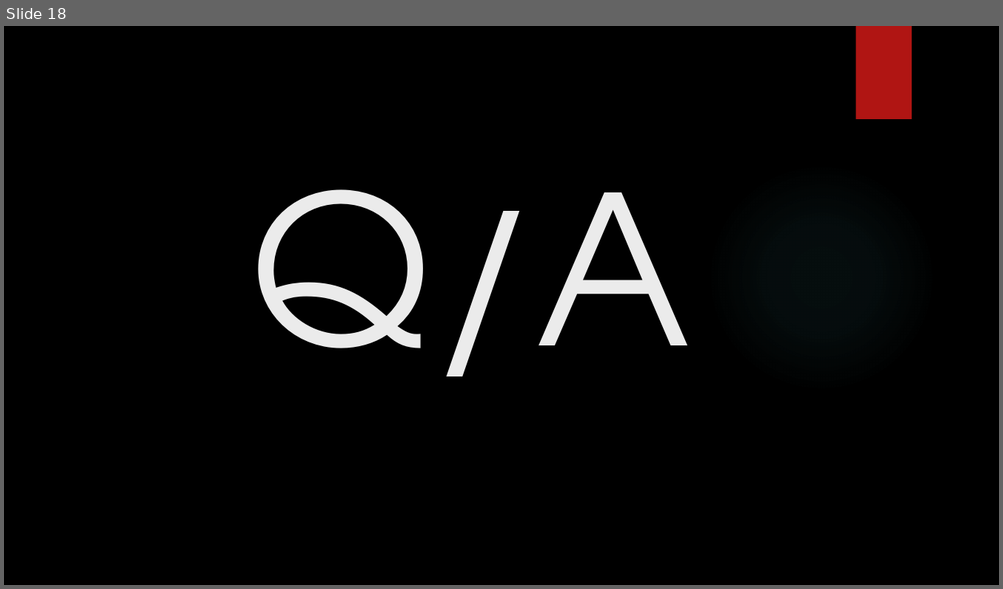
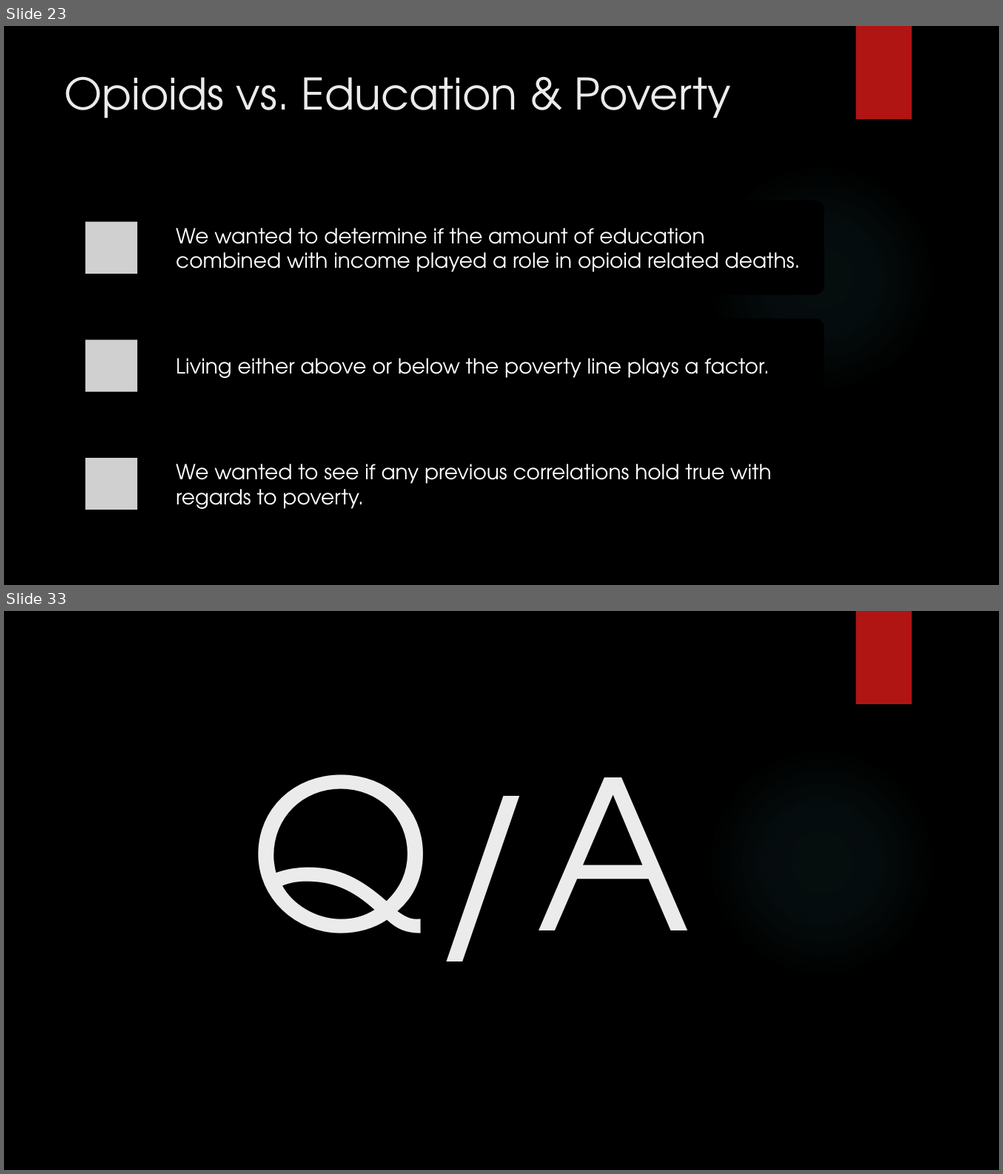
Before and after one commit to GregPoppe/opioid_project, a slide deck: Opioid_Crisis.pptx. Shown one above the other, each under a label of ours: slide 18 before the commit, slides 23 and 33 after it; the slides between them are not shown. The pictures are 1003x589 and 1003x1174 pixels, drawn with LibreOffice and Linux fonts; fonts in the diff are those of the drawing; grey boxes stand for pictures; background and template pictures are left out. Boxes give left, top, right and bottom in pixels: in the first picture for what was removed or moved away, otherwise in the second. Text is boxed around its words. In the diff, an @@ line names an element or a change of style, - is before the commit and + after.

```diff
--- a/Opioid_Crisis.pptx
+++ b/Opioid_Crisis.pptx
@@ slide 23 added at bbox=[4, 26, 999, 585], background picture (left out); not listed: 2 template elements that a slide beside it also shows @@
@@ title added at bbox=[64, 76, 731, 118], 42 pt, text #EBEBEB @@
+Opioids vs. Education & Poverty
@@ group added at bbox=[57, 201, 824, 532]: 3 rounded rectangles, 3 pictures, 3 texts @@
+We wanted to determine if the amount of education combined with income played a role in opioid related deaths.
+Living either above or below the poverty line plays a factor.
+We wanted to see if any previous correlations hold true with regards to poverty.
@@ what was slide 18 is now slide 33 @@
```
Also in this commit, not shown: 9 slides changed, 20 other slides added, 6 slides removed.
